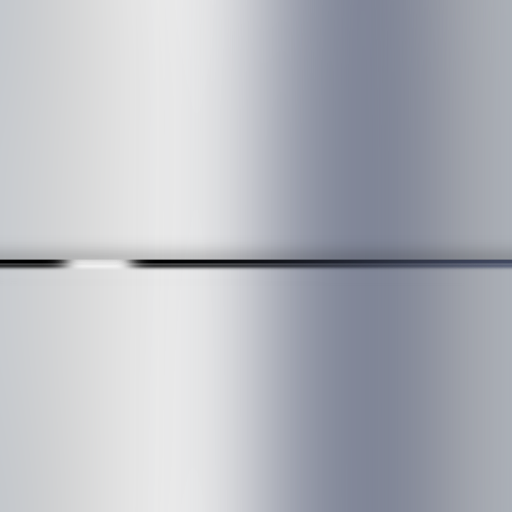
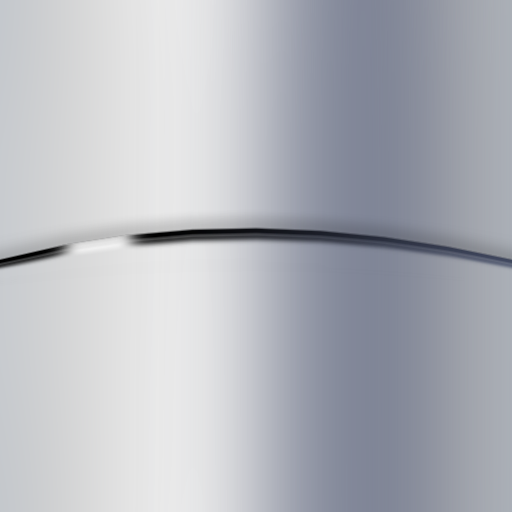
Layers edited between the first and the second w=512, h=512 image:
removed layer "Layer 1 copy" over 0, 235, 512, 271
removed layer "Layer 1 copy 2" over 0, 259, 512, 271
painted on "Layer 1" over 0, 211, 512, 271
